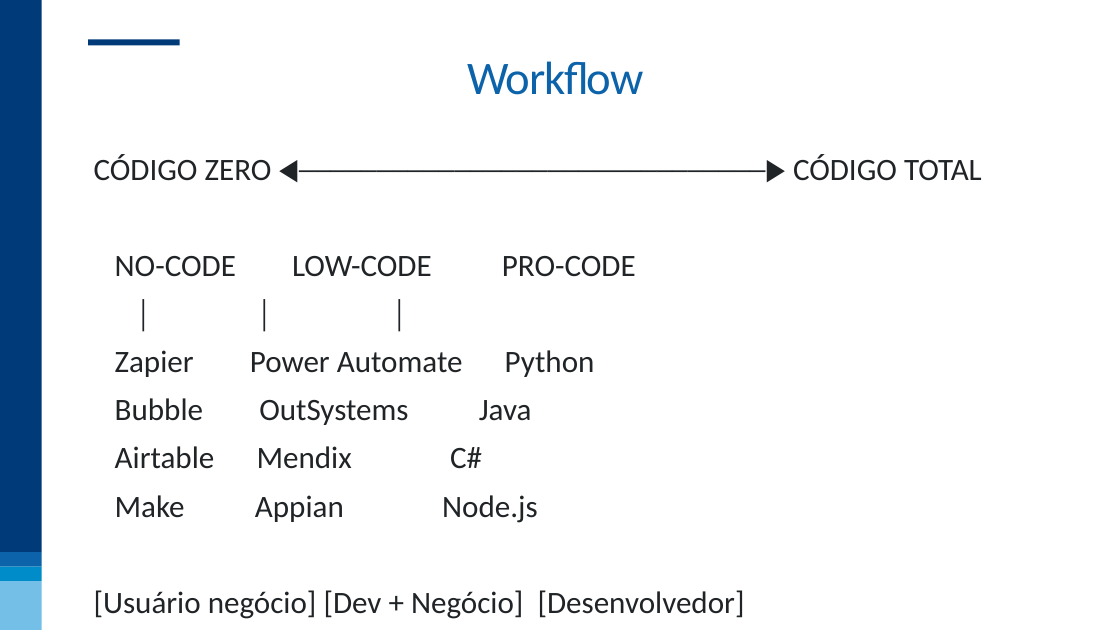
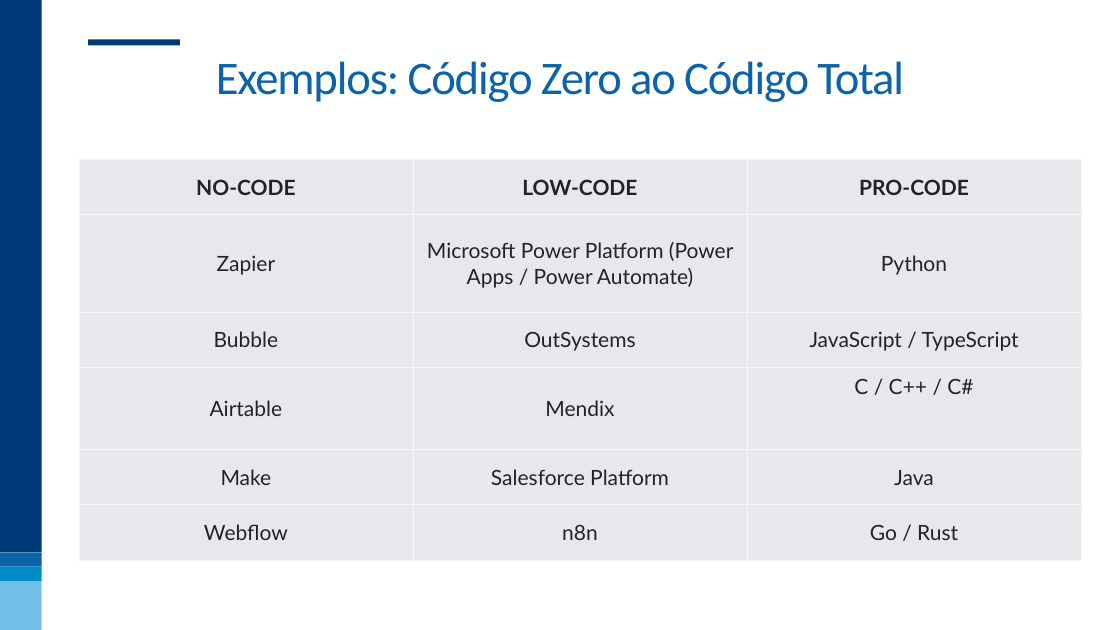
Before and after one commit to nogueira-cavalcante/fgv, a slide deck: slide 6 of Workflow Low-Code e No-Code/apresentações/01 - Workflow Low-code e No-code.pptx (slide 10 before the commit). Drawn at 1120x630 pixels with LibreOffice and Linux fonts; fonts in the diff are those of the drawing; background and template pictures are left out. Boxes give left, top, right and bottom in pixels: in the first picture for what was removed or moved away, otherwise in the second. Text is boxed around its words. In the diff, an @@ line names an element or a change of style, - is before the commit and + after.

Commit message:
Começo da apresentação de workflow low-code e no-code

```diff
--- a/Workflow Low-Code e No-Code/apresentações/01 - Workflow Low-code e No-code.pptx
+++ b/Workflow Low-Code e No-Code/apresentações/01 - Workflow Low-code e No-code.pptx
@@ title at bbox=[216, 61, 904, 102]: text changed @@
-Workflow
+Exemplos: Código Zero ao Código Total
@@ table added at bbox=[79, 160, 1082, 560], 6 rows, 3 columns @@
+NO-CODE | LOW-CODE | PRO-CODE
+Zapier | Microsoft Power Platform (Power Apps / Power Automate) | Python
+Bubble | OutSystems | JavaScript / TypeScript
+Airtable | Mendix | C / C++ / C#
+Make | Salesforce Platform | Java
+Webflow | n8n | Go / Rust
@@ text removed at bbox=[94, 154, 982, 619] @@
-CÓDIGO ZERO ◀──────────────────────────────▶ CÓDIGO TOTAL
-NO-CODE LOW-CODE PRO-CODE
-│ │ │
-Zapier Power Automate Python
-Bubble OutSystems Java
-Airtable Mendix C#
-Make Appian Node.js
-[Usuário negócio] [Dev + Negócio] [Desenvolvedor]
```
Also in this commit, not shown: 8 other slides changed, 2 slides added, 12 slides removed.
